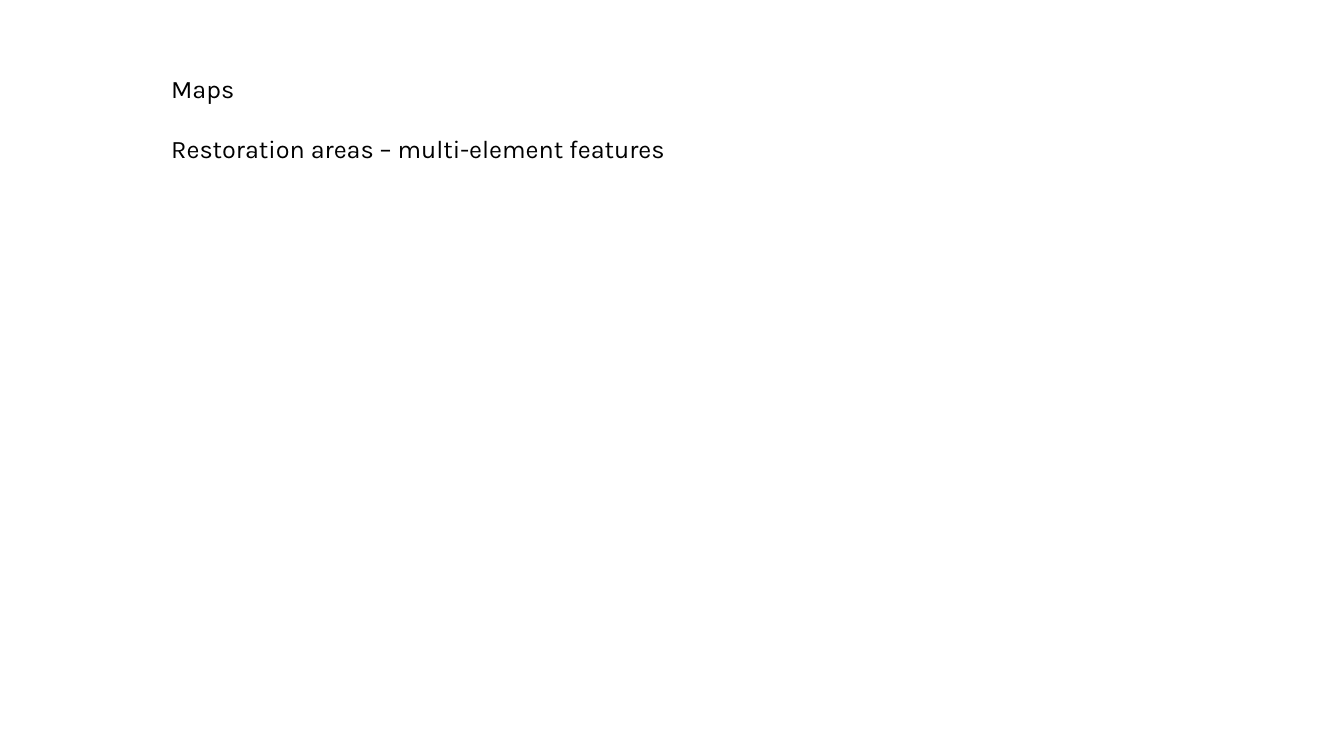
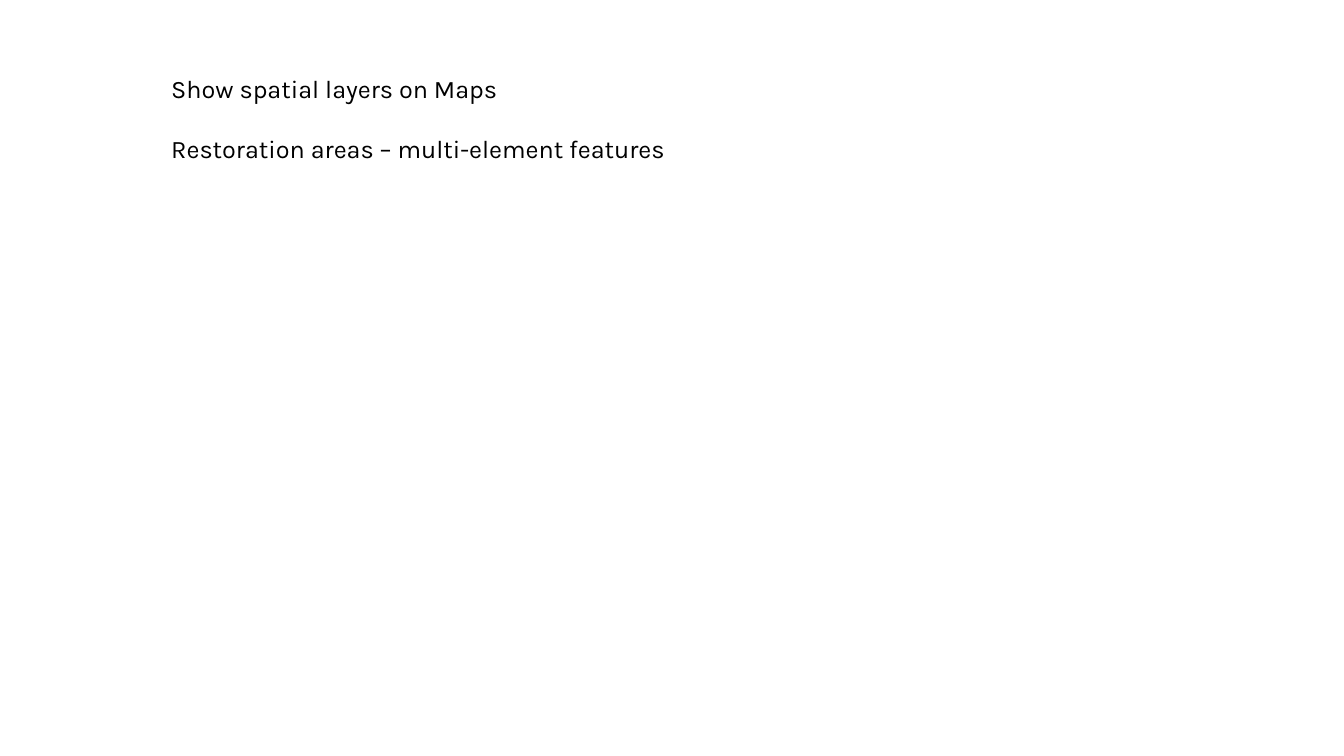
Before and after one commit to WA-Nearshore/seagrass-restoration-processing, a slide deck: slide 15 of docs/seagrass_restoration_storymap_notes.pptx. Drawn at 1344x756 pixels with LibreOffice and Linux fonts; fonts in the diff are those of the drawing. Boxes give left, top, right and bottom in pixels: in the first picture for what was removed or moved away, otherwise in the second. Text is boxed around its words. In the diff, an @@ line names an element or a change of style, - is before the commit and + after.

```diff
--- a/docs/seagrass_restoration_storymap_notes.pptx
+++ b/docs/seagrass_restoration_storymap_notes.pptx
@@ text at [171, 80, 497, 104]: text changed @@
-Maps
+Show spatial layers on Maps
```
Also in this commit, not shown: 3 other slides changed, 2 slides added, 1 slide removed, 3 other files.
